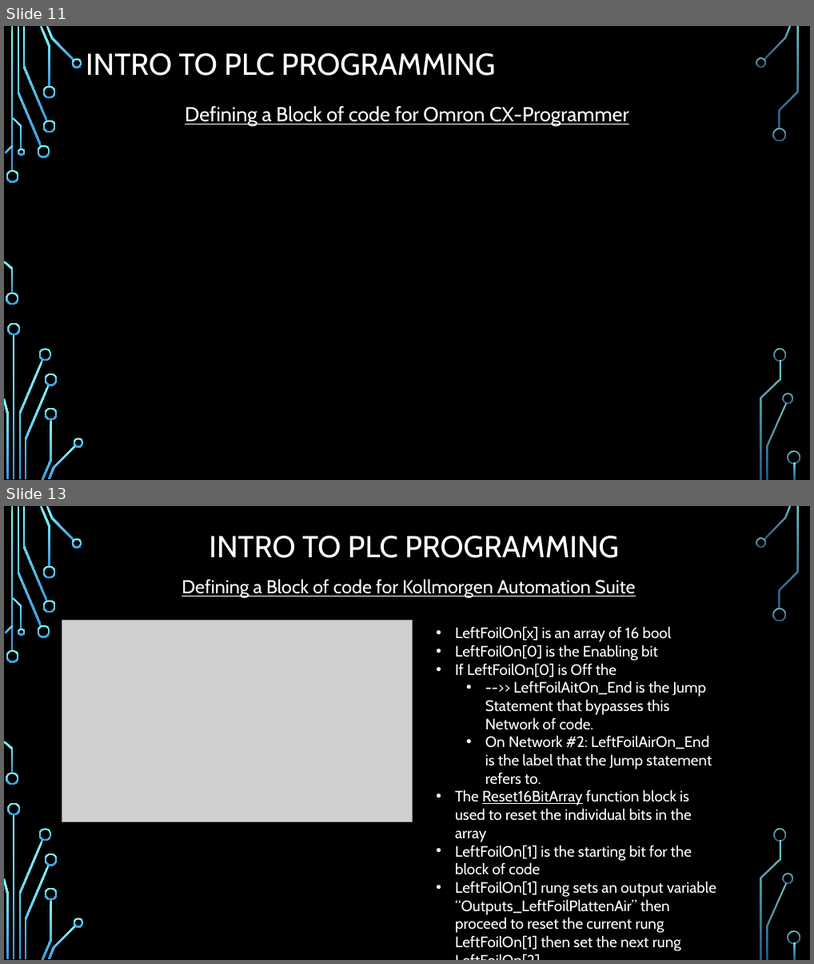
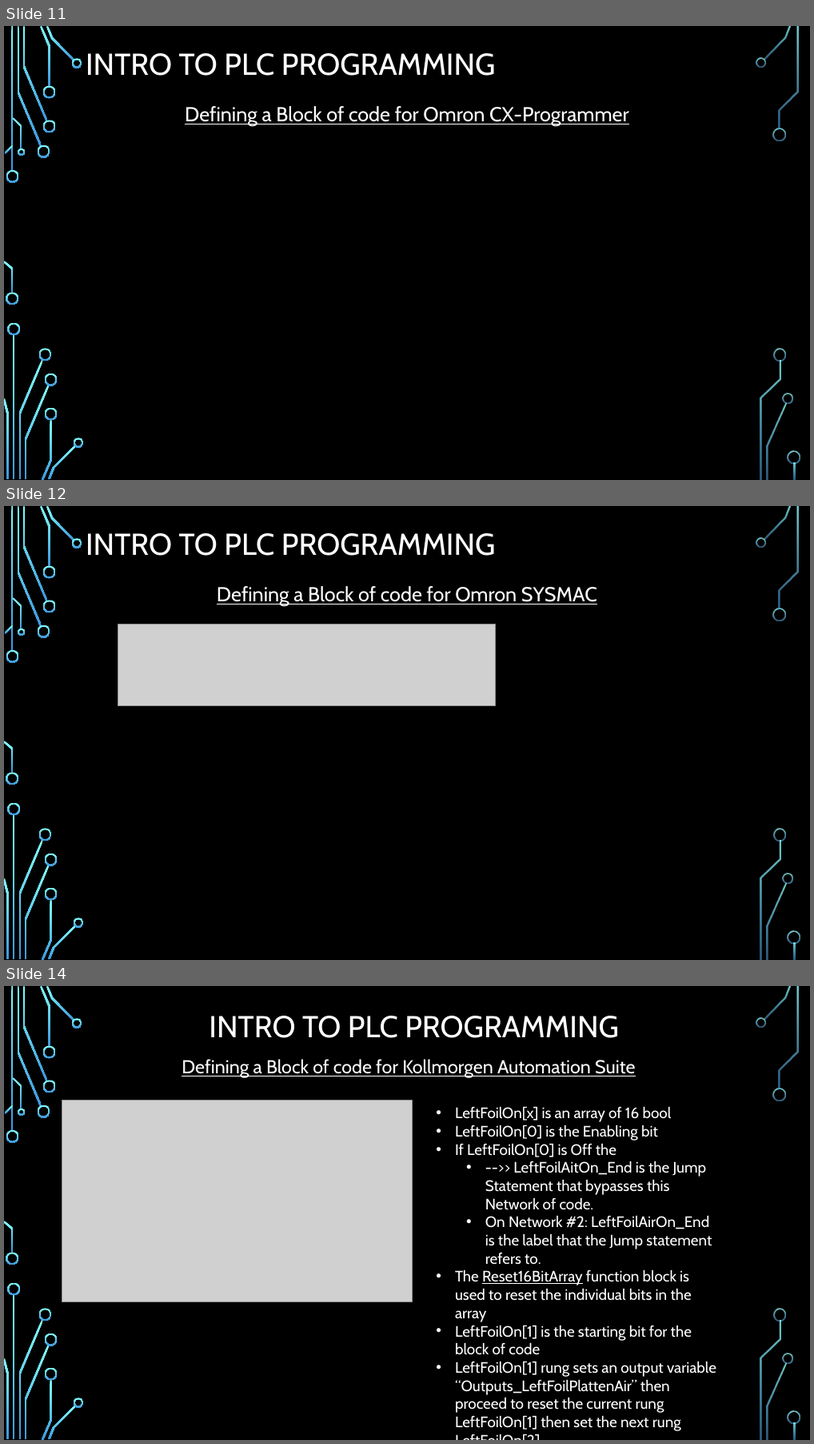
Before and after one commit to ramo1266/PLCProgrammingCourse, a slide deck: PowerPoint/Introduction To PLC programming.pptx. Shown one above the other, each under a label of ours: slides 11 and 13 before the commit, slides 11, 12 and 14 after it; the slides between them are not shown. The pictures are 814x964 and 814x1444 pixels, drawn with LibreOffice and Linux fonts; fonts in the diff are those of the drawing; grey boxes stand for pictures; background and template pictures are left out. Boxes give left, top, right and bottom in pixels: in the first picture for what was removed or moved away, otherwise in the second. Text is boxed around its words. In the diff, an @@ line names an element or a change of style, - is before the commit and + after.

Commit message:
update add image for omron SYSMAC

```diff
--- a/PowerPoint/Introduction To PLC programming.pptx
+++ b/PowerPoint/Introduction To PLC programming.pptx
@@ slide 12 added at [4,506,810,960], background picture (left out); not listed: 36 template elements that a slide beside it also shows @@
@@ title added at [86,533,496,556], 36 pt, text #FFFFFF @@
+INTRO TO PLC PROGRAMMING
@@ text added at [217,586,598,607], 24 pt, text #FFFFFF, underline @@
+Defining a Block of code for Omron SYSMAC
@@ picture added at [118,624,496,706] @@
@@ what was slide 13 is now slide 14 @@
```
Also in this commit, not shown: 1 slide changed, 3 other files.
